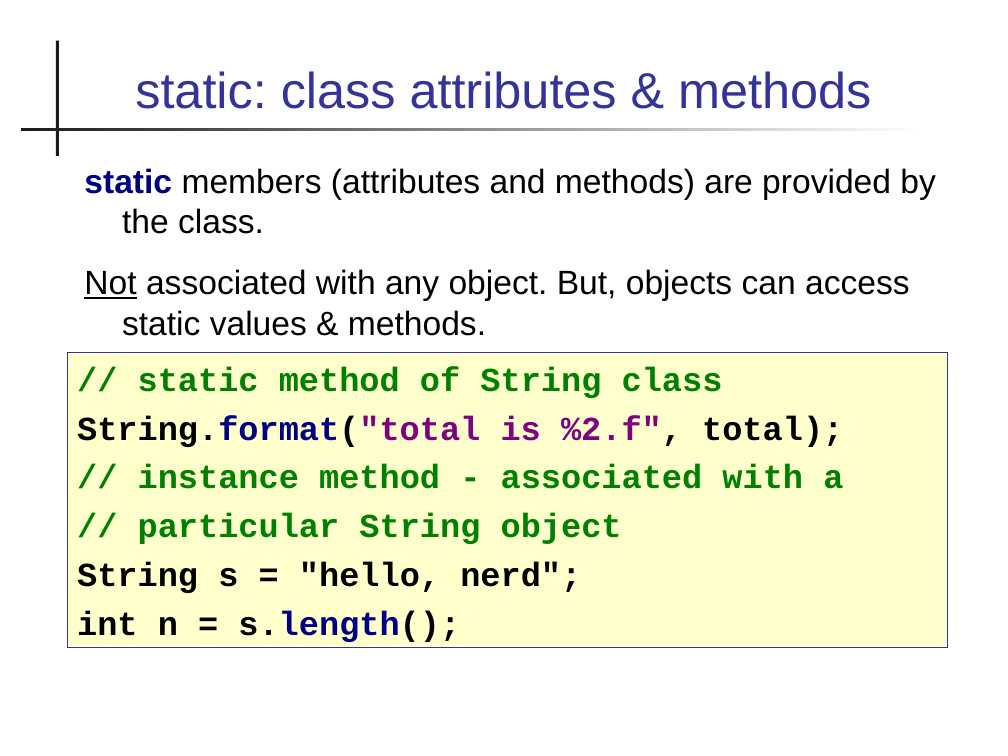
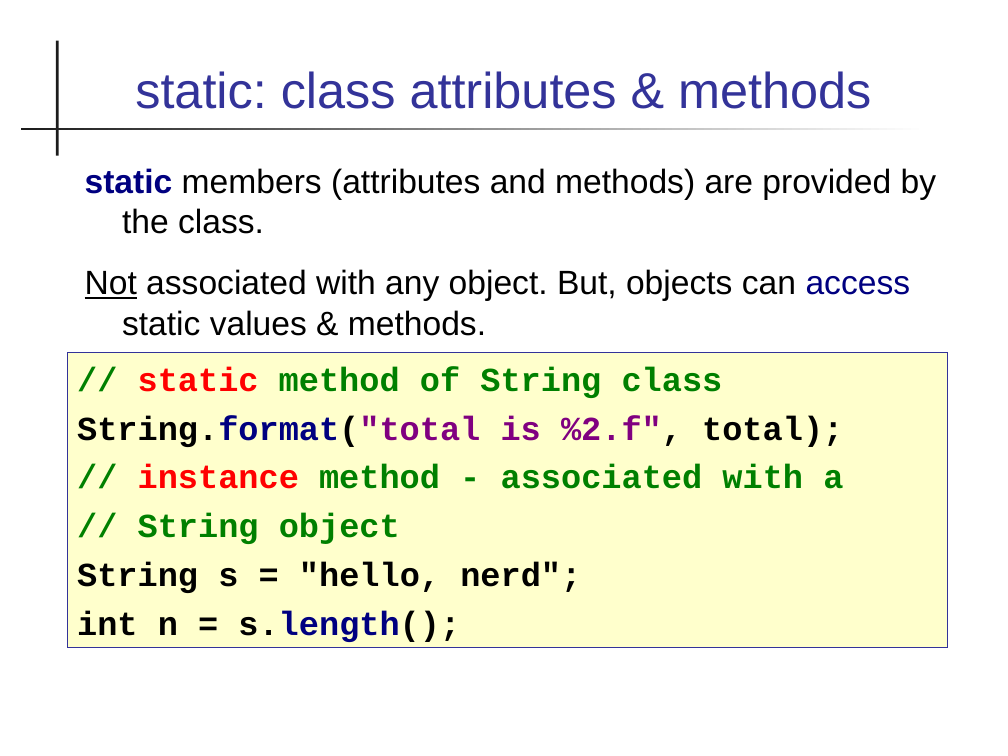
Before and after one commit to cpske/programming1, a slide deck: slide 33 of objects/2-Defining-Classes.ppt (slide 34 before the commit). Drawn at 1008x756 pixels with LibreOffice and Linux fonts; fonts in the diff are those of the drawing. Boxes give left, top, right and bottom in pixels: in the first picture for what was removed or moved away, otherwise in the second. Text is boxed around its words. In the diff, an @@ line names an element or a change of style, - is before the commit and + after.

```diff
--- a/objects/2-Defining-Classes.ppt
+++ b/objects/2-Defining-Classes.ppt
@@ text at [85,269,911,336]: text colour #000000 to #000080 in "access" @@
@@ text in rectangle at [138,367,843,489]: text colour #008000 to #FF0000 in "static", "instance" @@
@@ text in rectangle at [138,513,400,544]: text changed @@
-// particular String object
+// String object
```
Also in this commit, not shown: 13 other slides changed, 1 slide removed, 1 other file.
